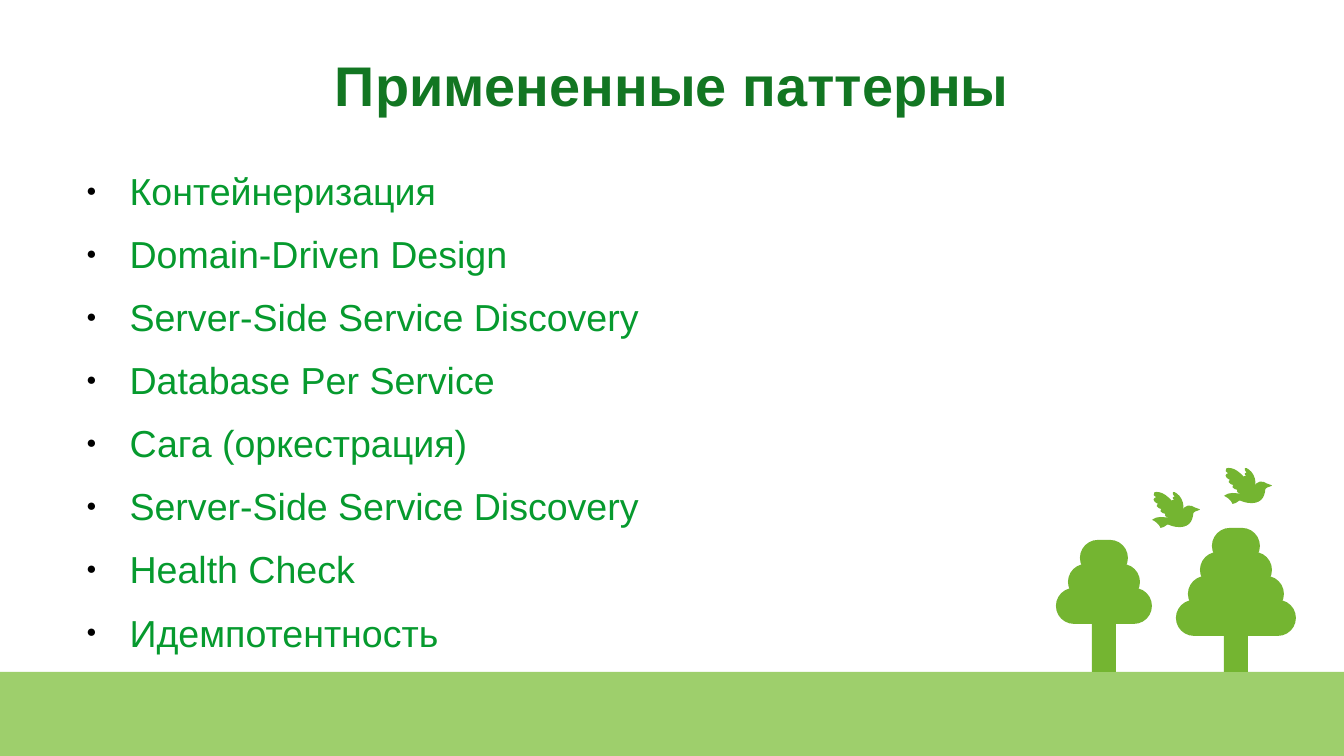
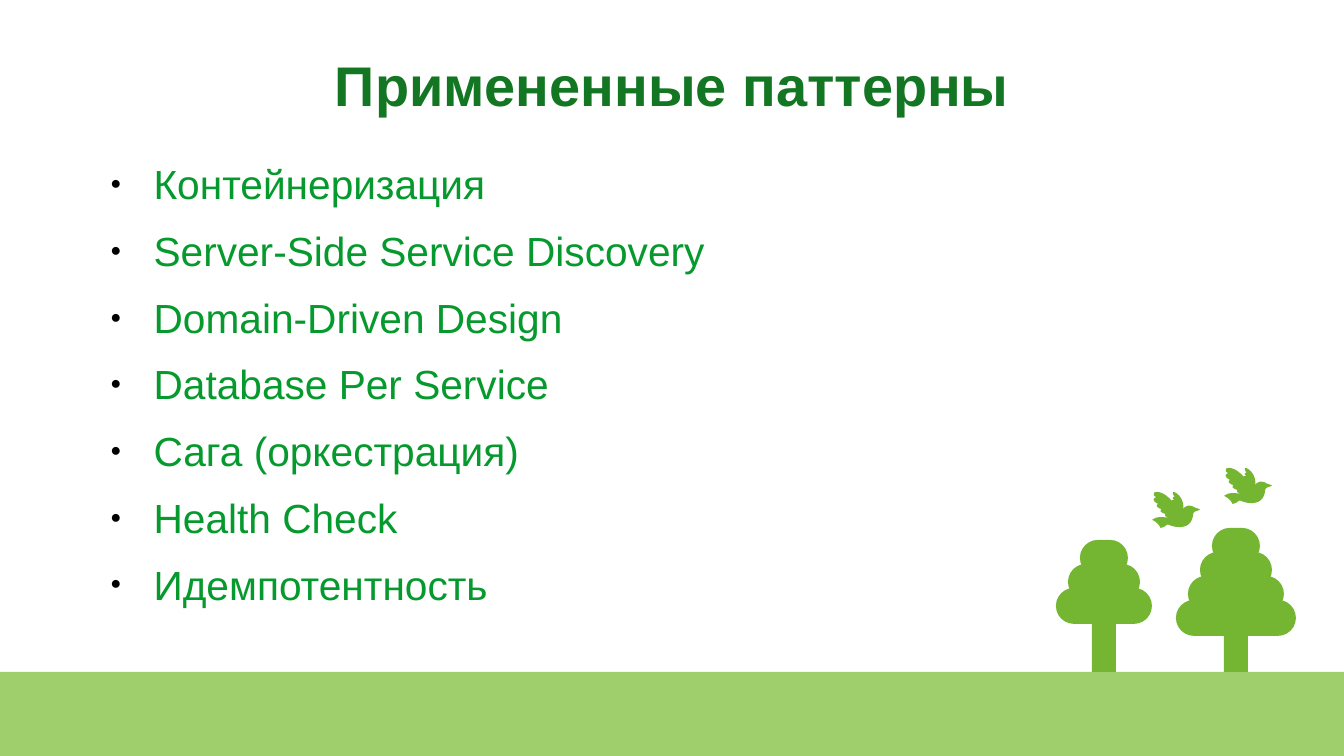
Before and after one commit to LenaLeonteva/OtusHW37Order, a slide deck: slide 5 of schemes/Project.odp. Drawn at 1344x756 pixels with LibreOffice and Linux fonts; fonts in the diff are those of the drawing. Boxes give left, top, right and bottom in pixels: in the first picture for what was removed or moved away, otherwise in the second. Text is boxed around its words. In the diff, an @@ line names an element or a change of style, - is before the commit and + after.

```diff
--- a/schemes/Project.odp
+++ b/schemes/Project.odp
@@ text "Контейнеризация" moved from (x1=130, y1=177, x2=639, y2=584) to (x1=154, y1=168, x2=704, y2=607) @@
@@ text at (x1=154, y1=168, x2=563, y2=607): size 22.2 to 24 pt in "Контейнеризация", "Domain-Driven Design", "Database Per Service", "Сага (оркестрация)" and 2 more places @@
@@ text at (x1=154, y1=236, x2=704, y2=274): paragraph added @@
+● Server-Side Service Discovery
@@ text at (x1=130, y1=303, x2=639, y2=339): paragraph removed @@
-● Server-Side Service Discovery
@@ text at (x1=130, y1=492, x2=639, y2=528): paragraph removed @@
-● Server-Side Service Discovery
```
Also in this commit, not shown: 4 other slides changed, 5 slides added, 1 slide removed, 4 other files.
